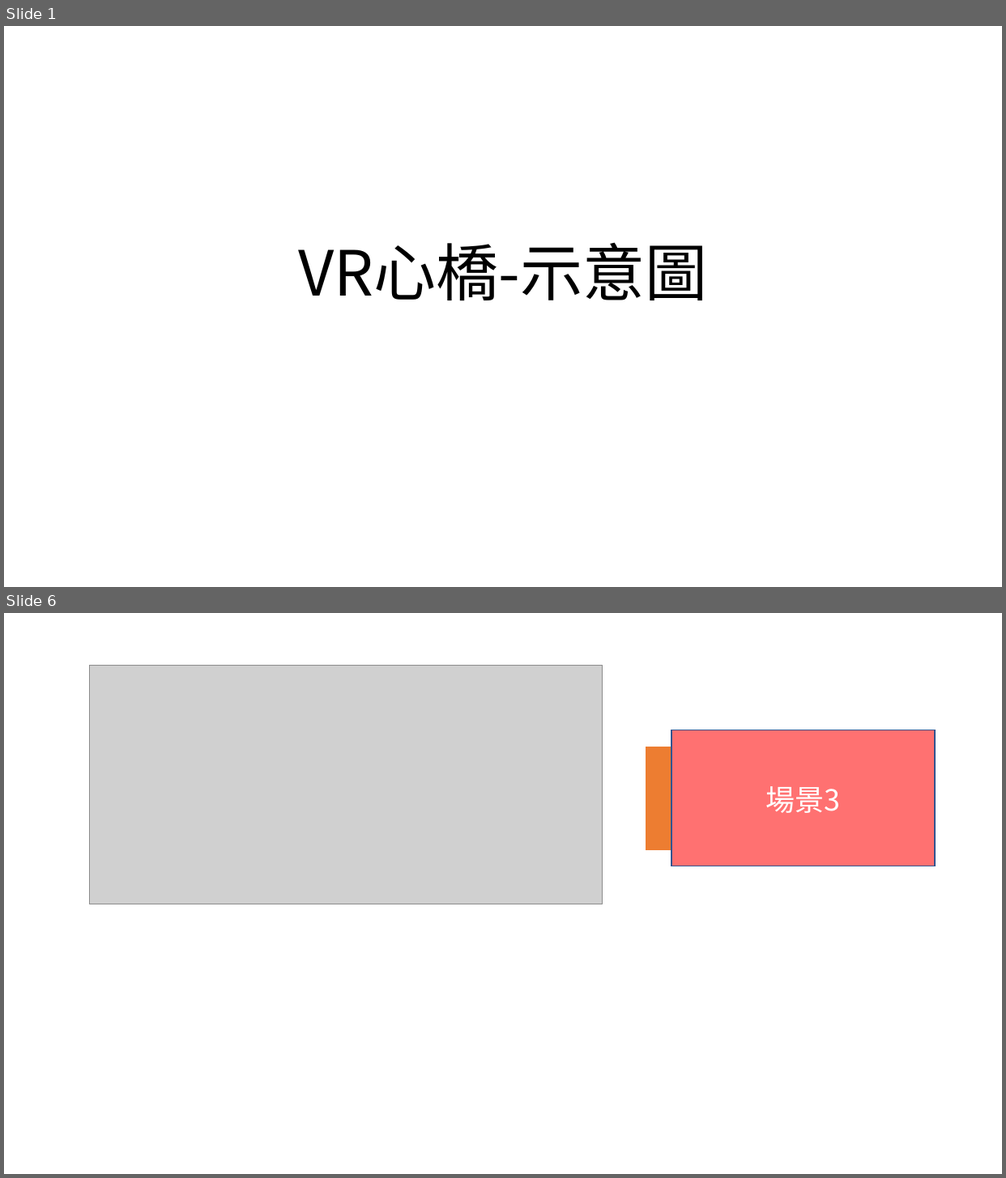
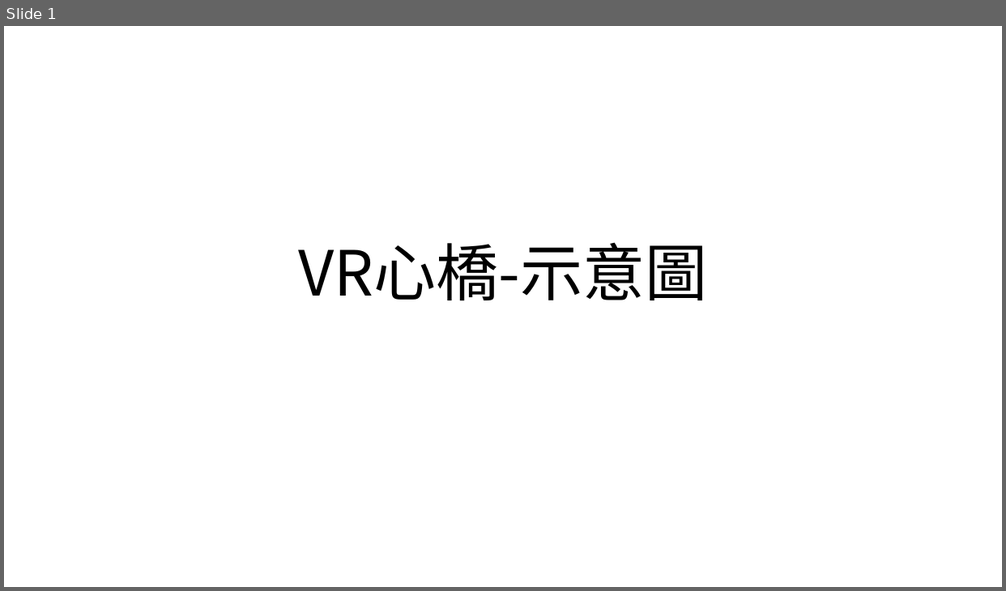
Before and after one commit to StevenShih-0402/Plan, a slide deck: media/image/心橋/心橋-平面圖.pptx. Shown one above the other, each under a label of ours: slides 1 and 6 before the commit, slide 1 after it; the slides between them are not shown. The pictures are 1006x1178 and 1006x591 pixels, drawn with LibreOffice and Linux fonts; fonts in the diff are those of the drawing; grey boxes stand for pictures. Boxes give left, top, right and bottom in pixels: in the first picture for what was removed or moved away, otherwise in the second. Text is boxed around its words. In the diff, an @@ line names an element or a change of style, - is before the commit and + after.

```diff
--- a/media/image/心橋/心橋-平面圖.pptx
+++ b/media/image/心橋/心橋-平面圖.pptx
@@ slide 6 removed at (4, 613, 1002, 1174), background #FFFFFF @@
@@ picture removed at (89, 666, 602, 905) @@
@@ rectangle removed at (671, 730, 936, 867) @@
@@ rectangle removed at (646, 747, 671, 850) @@
@@ text removed at (766, 786, 841, 813) @@
-場景3
```
Also in this commit, not shown: 3 slides changed, 6 slides added, 6 other slides removed, 20 other files.
